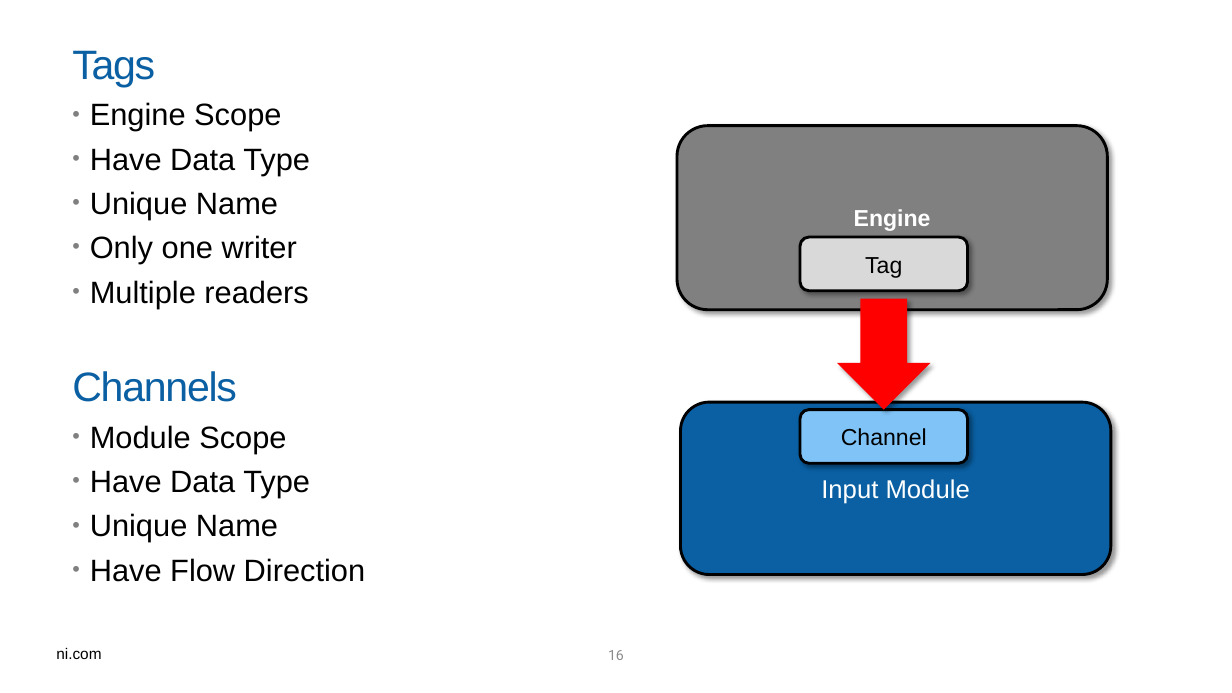
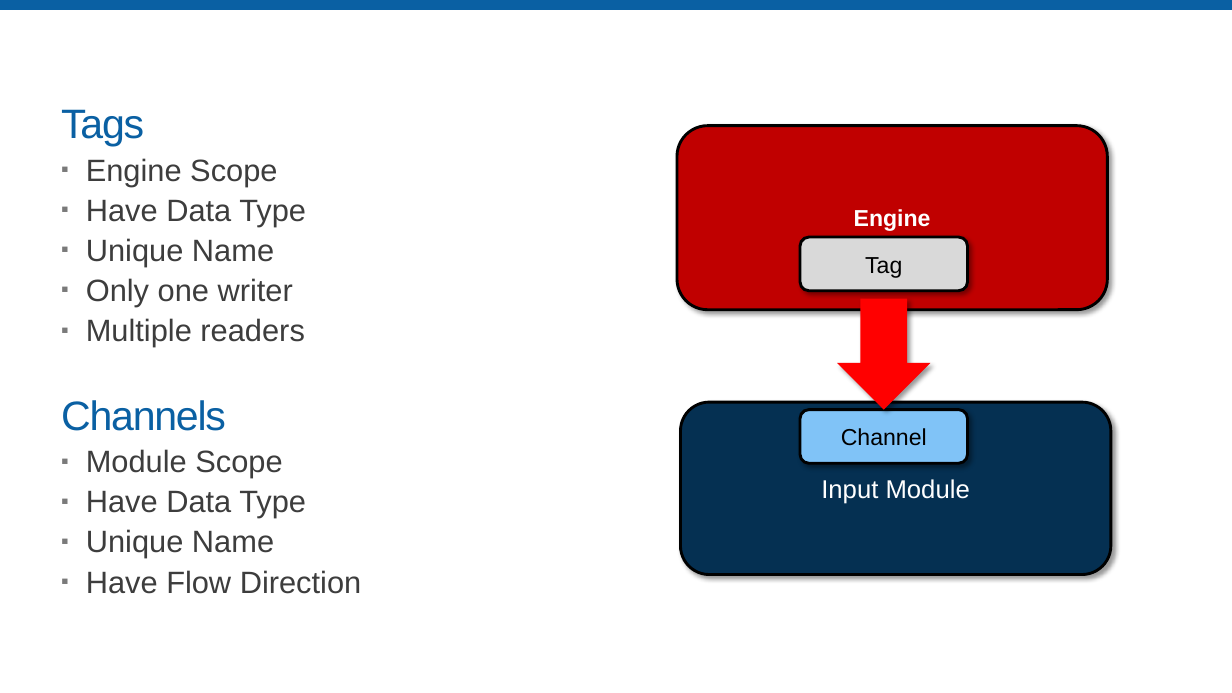
Before and after one commit to LabVIEW-DCAF/Documentation, a slide deck: slide 16 of Trunk/Presentations/A_Introduction to DCAF.pptx. Drawn at 1232x693 pixels with LibreOffice and Linux fonts; fonts in the diff are those of the drawing; background and template pictures are left out. Boxes give left, top, right and bottom in pixels: in the first picture for what was removed or moved away, otherwise in the second. Text is boxed around its words. In the diff, an @@ line names an element or a change of style, - is before the commit and + after.

```diff
--- a/Trunk/Presentations/A_Introduction to DCAF.pptx
+++ b/Trunk/Presentations/A_Introduction to DCAF.pptx
@@ rectangle added at (x1=0, y1=0, x2=1232, y2=10), fill #0A60A3 @@
@@ text "Tags" moved from (x1=72, y1=50, x2=365, y2=582) to (x1=61, y1=109, x2=361, y2=594) @@
@@ text "Tags" at (x1=61, y1=109, x2=361, y2=594): text colour #000000 to #3D3D3D; line spacing 1 to 0.9; bullet • to ▪; bullet colour #808080 to #7A7A7A @@
@@ rounded rectangle "Engine" at (x1=677, y1=126, x2=1108, y2=310): fill #808080 to #C00000 @@
@@ rounded rectangle "Input Module" at (x1=680, y1=402, x2=1111, y2=575): fill #0A60A3 to #053052 @@
@@ text removed at (x1=56, y1=648, x2=101, y2=659) @@
-ni.com
@@ page number removed at (x1=608, y1=650, x2=624, y2=660) @@
-16
```
Also in this commit, not shown: 26 other slides changed, 2 other files.
